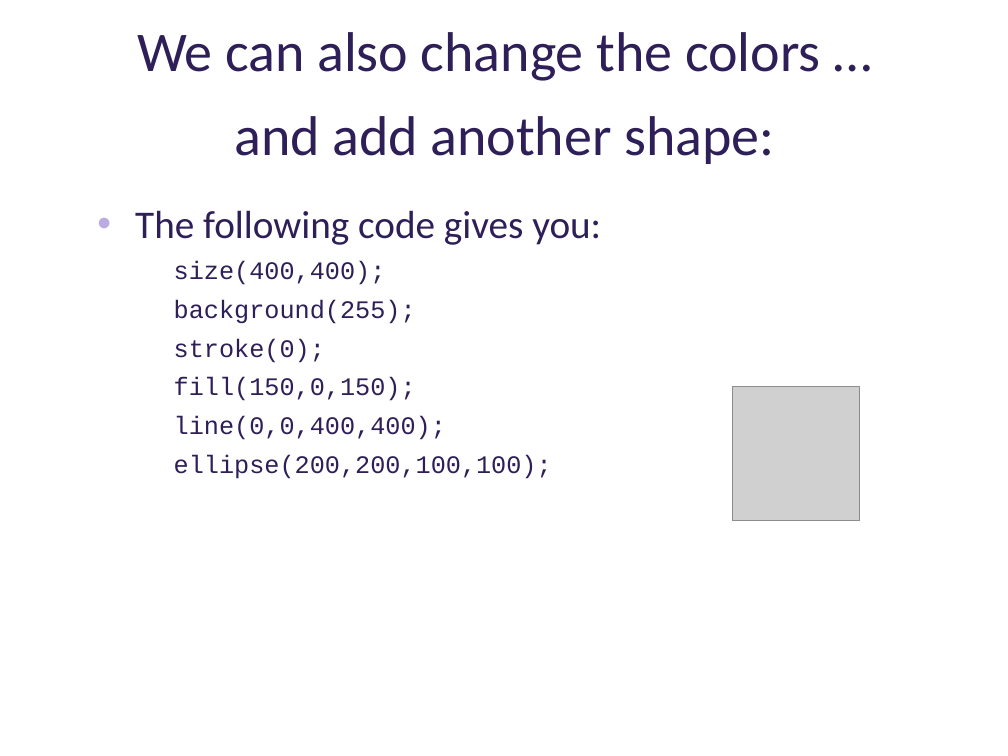
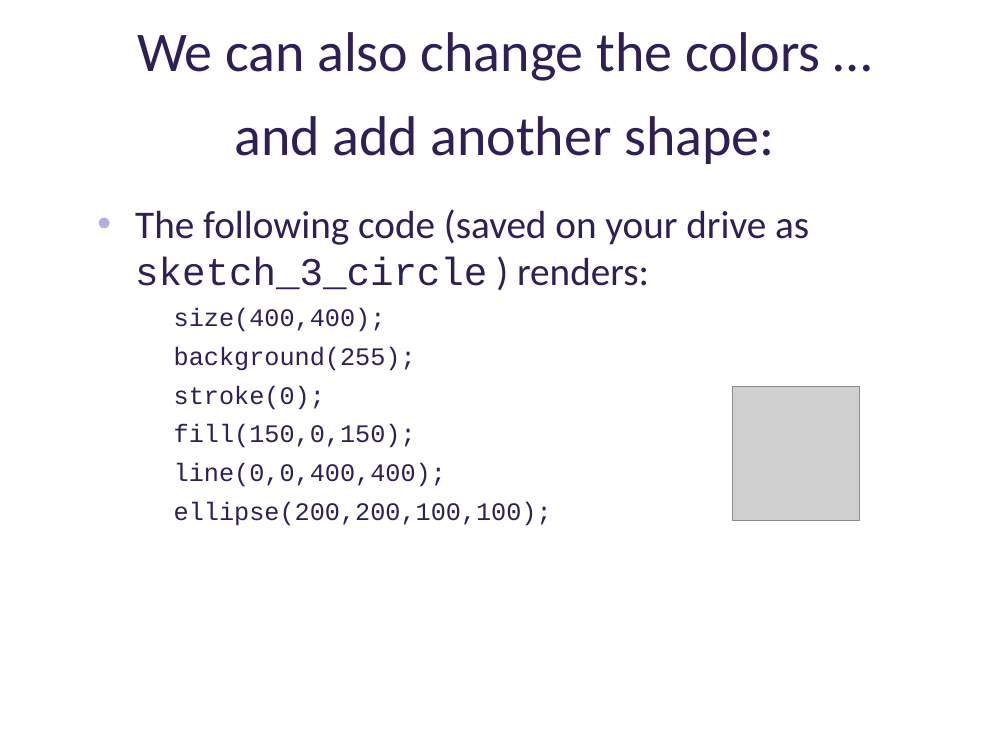
Before and after one commit to deenaengel/TF3_ProcessingSlides, a slide deck: slide 14 of Processing_Presentation_TF3_DE_notes.pptx. Drawn at 1008x756 pixels with LibreOffice and Linux fonts; fonts in the diff are those of the drawing; grey boxes stand for pictures; background and template pictures are left out. Boxes give left, top, right and bottom in pixels: in the first picture for what was removed or moved away, otherwise in the second. Text is boxed around its words. In the diff, an @@ line names an element or a change of style, - is before the commit and + after.

Commit message:
Final touches for now
Added the file names for the sketches; several spellings changed.

```diff
--- a/Processing_Presentation_TF3_DE_notes.pptx
+++ b/Processing_Presentation_TF3_DE_notes.pptx
@@ text at bbox=[135, 209, 809, 290]: text changed @@
-• The following code gives you:
+• The following code (saved on your drive as sketch_3_circle ) renders:
```
Also in this commit, not shown: 10 other slides changed, 1 slide added.
